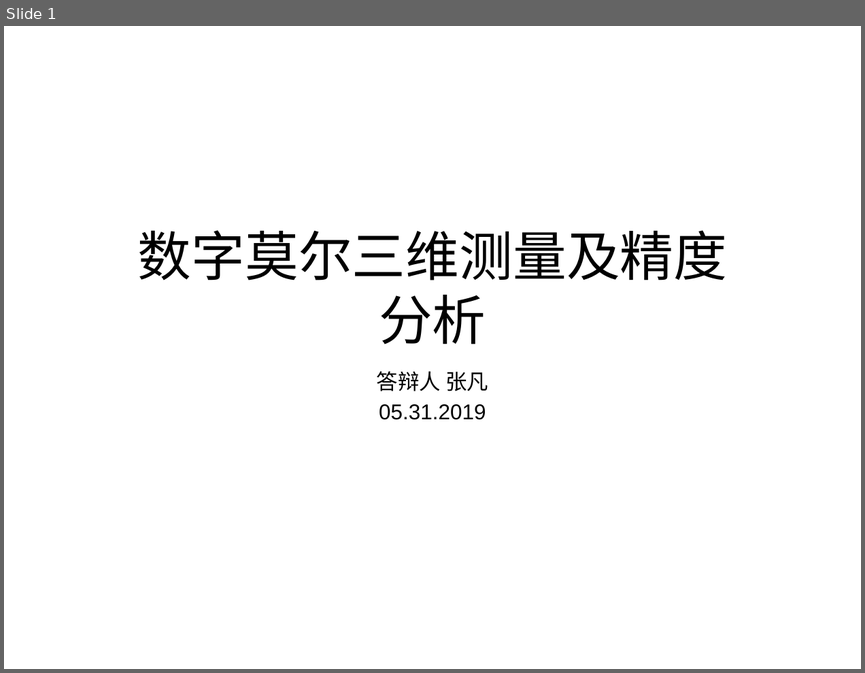
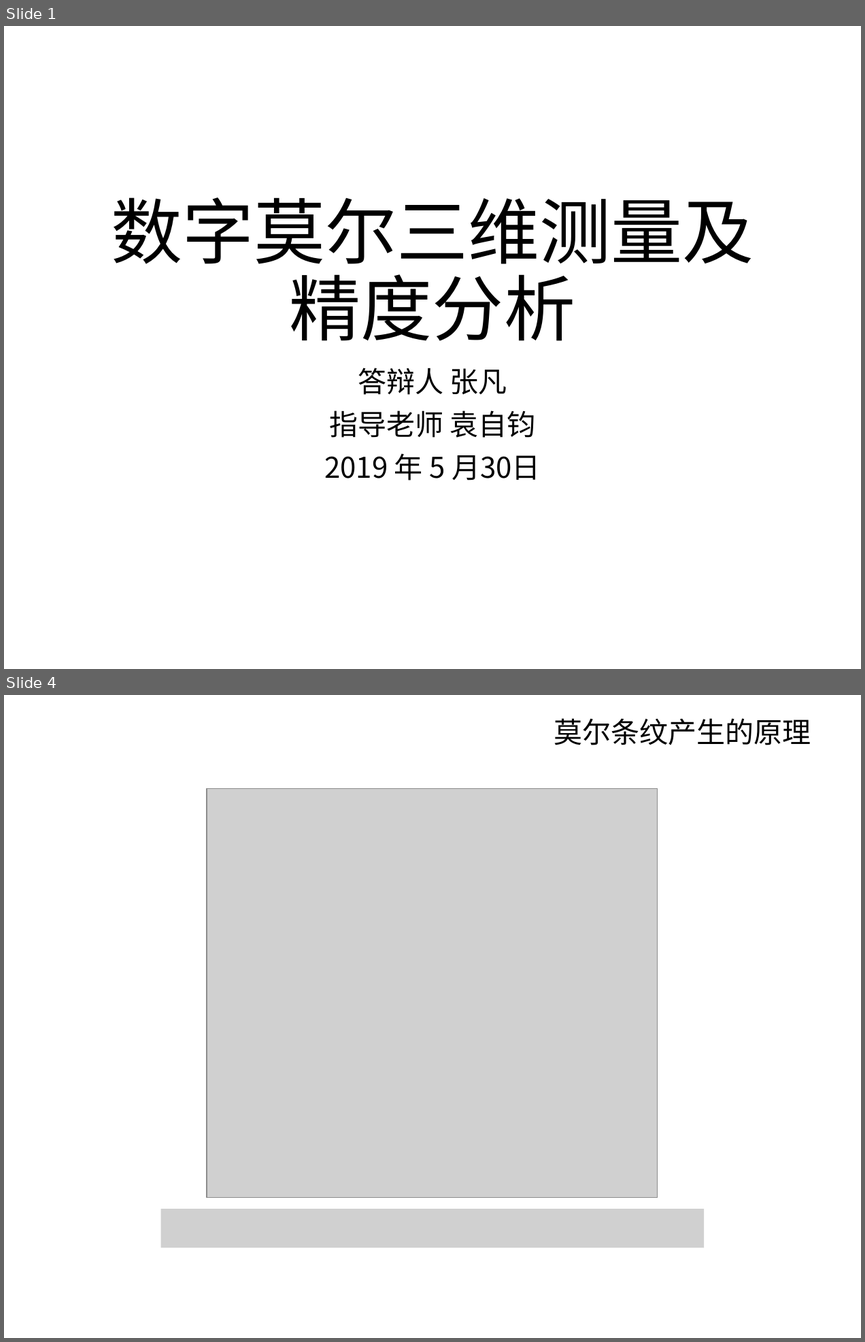
Before and after one commit to FZhg/Undergraduate-Thesis, a slide deck: Defense.pptx. Shown one above the other, each under a label of ours: slide 1 before the commit, slides 1 and 4 after it; the slides between them are not shown. The pictures are 865x673 and 865x1342 pixels, drawn with LibreOffice and Linux fonts; fonts in the diff are those of the drawing; grey boxes stand for pictures; background and template pictures are left out. Boxes give left, top, right and bottom in pixels: in the first picture for what was removed or moved away, otherwise in the second. Text is boxed around its words. In the diff, an @@ line names an element or a change of style, - is before the commit and + after.

```diff
--- a/Defense.pptx
+++ b/Defense.pptx
@@ slide 4 added at (4, 695, 861, 1338), background picture (left out) @@
@@ text added at (554, 718, 811, 745), 24 pt, text #000000 @@
+莫尔条纹产生的原理
@@ picture added at (206, 788, 657, 1197) @@
@@ picture added at (161, 1208, 704, 1246) @@
@@ slide 1 changed as well @@
@@ title "数字莫尔三维测量及精度分析": place and size @@
-title "数字莫尔三维测量及精度分析" at (138, 230, 728, 344)
+title "数字莫尔三维测量及精度分析" at (111, 197, 754, 341)
@@ title "数字莫尔三维测量及精度分析" at (111, 197, 754, 341): size 45 to 60 pt, font Arial to Noto Sans CJK SC; line spacing 1 to 0.9 @@
@@ subtitle at (358, 367, 507, 395): size 18 to 24 pt, font Arial to Noto Sans CJK SC in "答辩人 张凡"; line spacing 1 to 0.9; more space between paragraphs @@
@@ subtitle at (324, 410, 541, 480): text changed; size 18 to 24 pt; font Arial to Noto Sans CJK SC @@
-05.31.2019
+指导老师 袁自钧
+2019 年 5 月30日
```
Also in this commit, not shown: 6 other slides added, 1 other file.
